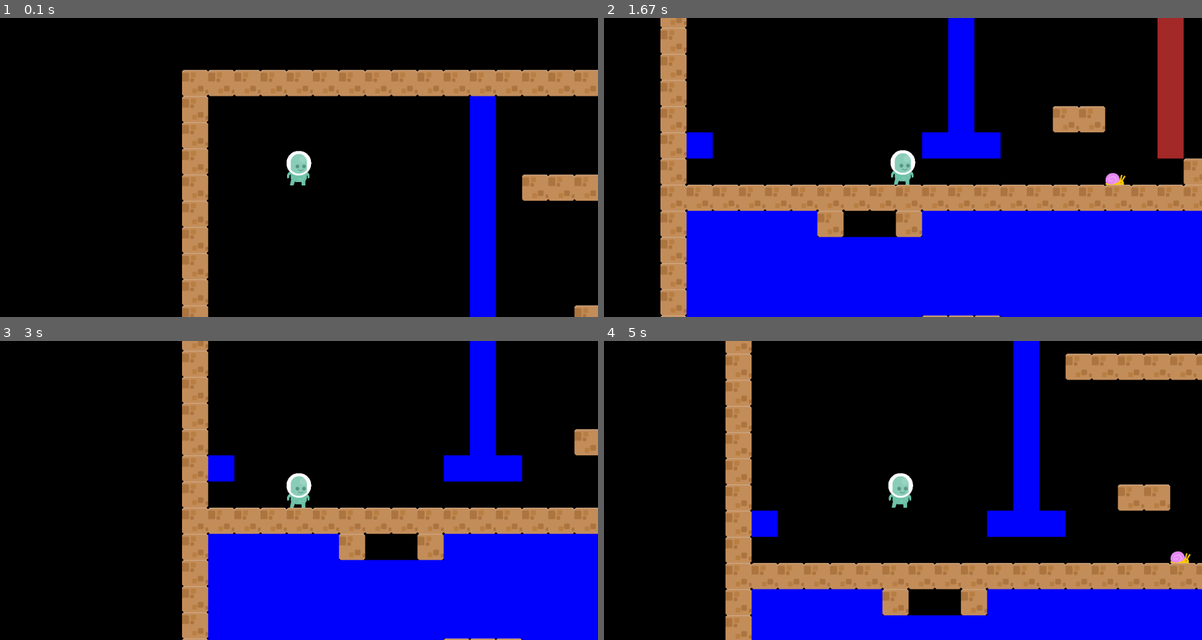
Above: before the commit, frames 1-4 (two rows, left to right).
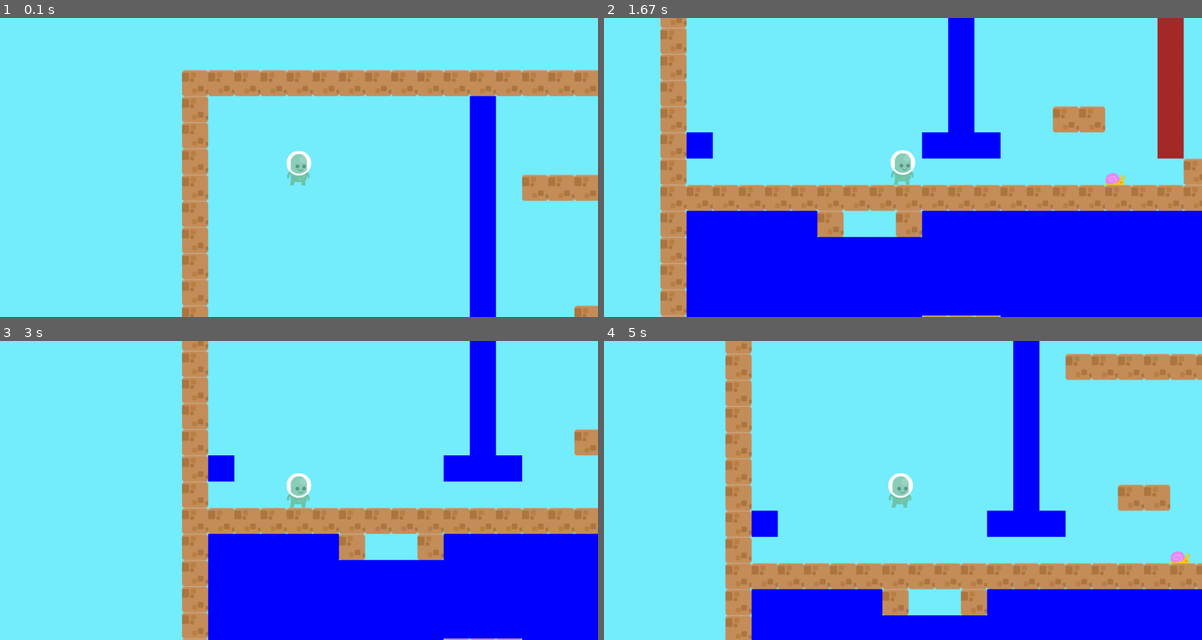
Above: after the commit, the same moments.

Repository: MahentNik/Project_pygame
Game: pygame game, started from main.py
The game is run twice, just before and just after one commit, with the same random seed, the same clock (stepped at 60 frames per second) and the same inputs.
Inputs:
- Up to frame 1 (0.1 s): no input
- Up to frame 2 (1.67 s): hold Right 0.33-0.8 s; hold Up 0.83-1.13 s; hold Right 1.17-1.63 s
- Up to frame 3 (3 s): hold Left 1.67-2.2 s; hold Down 2.23-2.53 s; hold Left 2.57-2.97 s
- Up to frame 4 (5 s): tap Space at 3.4, 3.8, 4.1, 4.47, 4.87 s; hold Right 3.73-4.37 s; hold Down 4.4-4.77 s; hold Left from 4.8 s (still down)

The runs differ from the first frame. In frame 1, 86% of the frame differs, in the area x 0-100%, y 0-100%; in frame 2, 52%; in frame 3, 64%; in frame 4, 70%.

Commit message:
sky blue

Diff:
--- a/air.py
+++ b/air.py
@@ -5,6 +5,6 @@
     def __init__(self, pos_x, pos_y, tile_width, tile_height, *groups):
         super().__init__(*groups)
         self.image = pygame.Surface((tile_width, tile_height))
-        self.image.fill("Black")
+        self.image.fill(pygame.Color(117, 238, 253))
         self.rect = self.image.get_rect().move(tile_width * pos_x,
                                                tile_height * pos_y)
--- a/main.py
+++ b/main.py
@@ -67,14 +67,16 @@
 
     pygame.display.set_caption('game')
     screen = pygame.display.set_mode(WINDOW_SIZE)
+    screen.fill(pygame.Color(117, 238, 253))
 
     # загрузка картинок
     hero_im = load_image('p1_stand.png', -1)
-    brick = load_image("brickWall.png")
+    brick = load_image("brickWall.png", -1)
     snail_image = load_image("snailWalk1.png", -1)
+    air_image = load_image('bg.png')
 
     clock = pygame.time.Clock()
-    hero, level_x, level_y = create_level(PRIMITIVE_LEVEL, hero_im, brick, snail_image)
+    hero, level_x, level_y = create_level(PRIMITIVE_LEVEL, hero_im, brick, snail_image, air_image)
     camera = Camera((level_x, level_y), WIDTH, HEIGHT)
     is_left = is_right = False
     up = False
@@ -117,7 +119,7 @@
                     coin_group, air_group)
         enemy_group.update()
 
-        screen.fill("Black")
+        screen.fill(pygame.Color(117, 238, 253))
         ladder_group.draw(screen)
         water_group.draw(screen)
         air_group.draw(screen)
